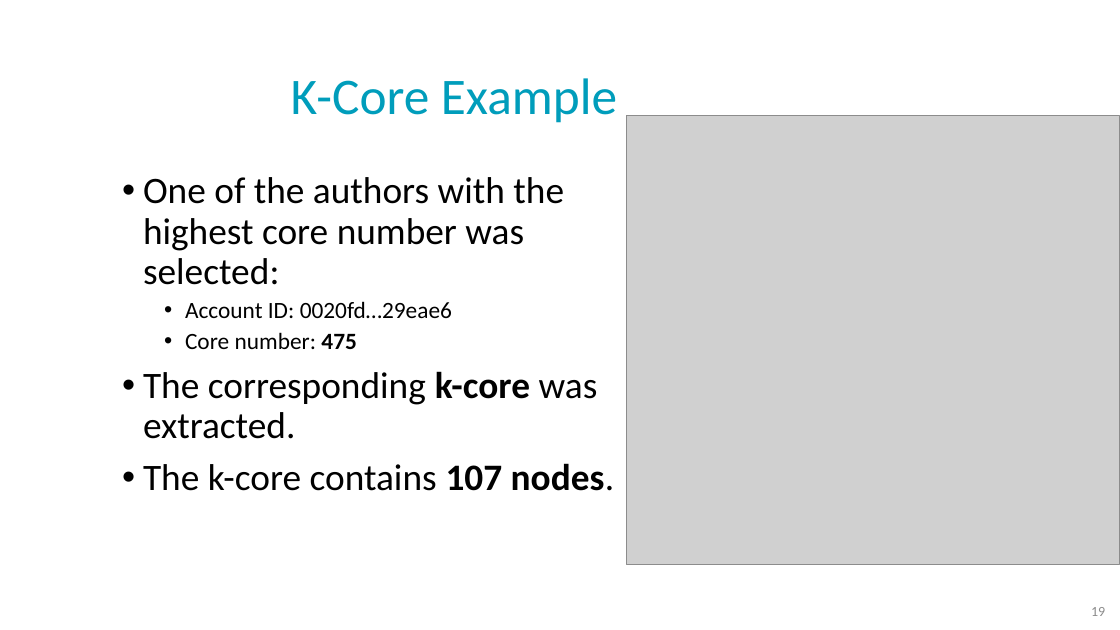
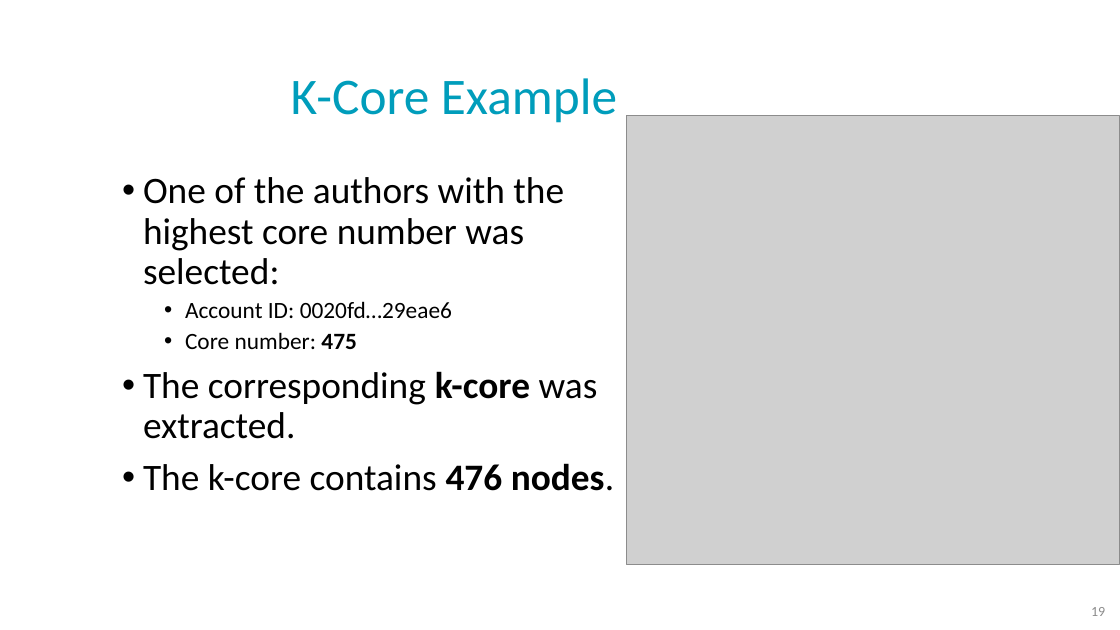
Before and after one commit to NoaTal1996/Backbone-Graph, a slide deck: slide 19 of docs/meeting/2026_08_05.pptx. Drawn at 1120x630 pixels with LibreOffice and Linux fonts; fonts in the diff are those of the drawing; grey boxes stand for pictures; background and template pictures are left out. Boxes give left, top, right and bottom in pixels: in the first picture for what was removed or moved away, otherwise in the second. Text is boxed around its words. In the diff, an @@ line names an element or a change of style, - is before the commit and + after.

Commit message:
update slides

```diff
--- a/docs/meeting/2026_08_05.pptx
+++ b/docs/meeting/2026_08_05.pptx
@@ text at <box>143,463,614,491</box>: text changed @@
-• The k-core contains 107 nodes.
+• The k-core contains 476 nodes.
```
